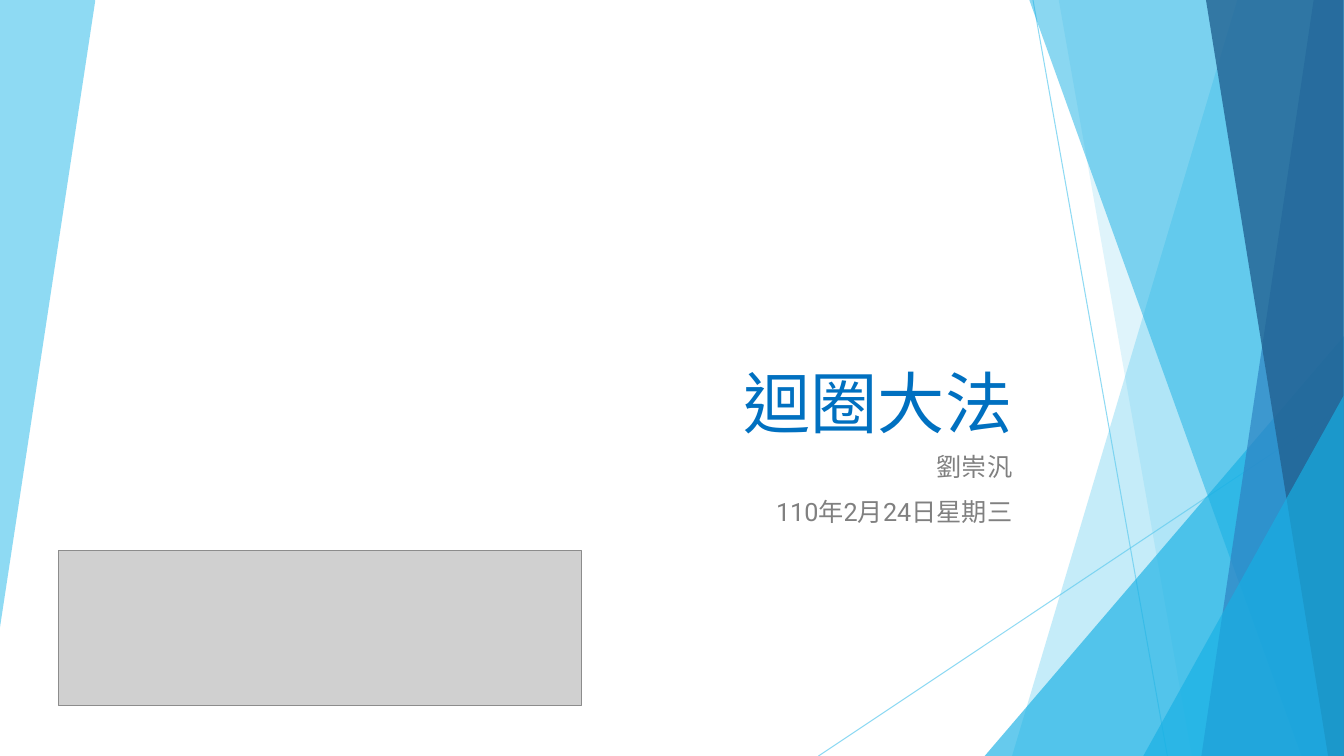
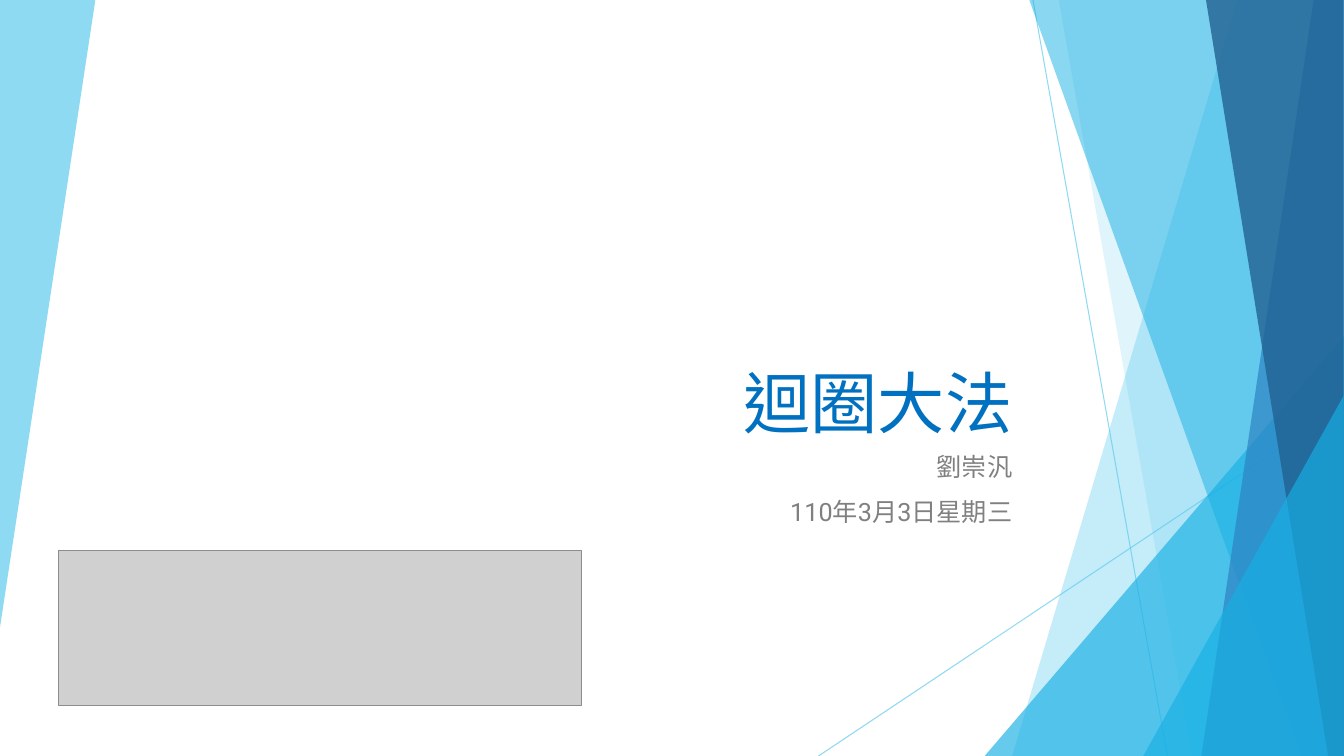
Before and after one commit to liulawsi/My_PPTs, a slide deck: slide 1 of LCC/Python/04_迴圈大法.pptx. Drawn at 1344x756 pixels with LibreOffice and Linux fonts; fonts in the diff are those of the drawing; grey boxes stand for pictures; background and template pictures are left out. Boxes give left, top, right and bottom in pixels: in the first picture for what was removed or moved away, otherwise in the second. Text is boxed around its words. In the diff, an @@ line names an element or a change of style, - is before the commit and + after.

```diff
--- a/LCC/Python/04_迴圈大法.pptx
+++ b/LCC/Python/04_迴圈大法.pptx
@@ subtitle at box(790, 500, 1012, 523): text changed @@
-110年2月24日星期三
+110年3月3日星期三
```
Also in this commit, not shown: 9 other slides changed, 2 slides added, 1 other file.
